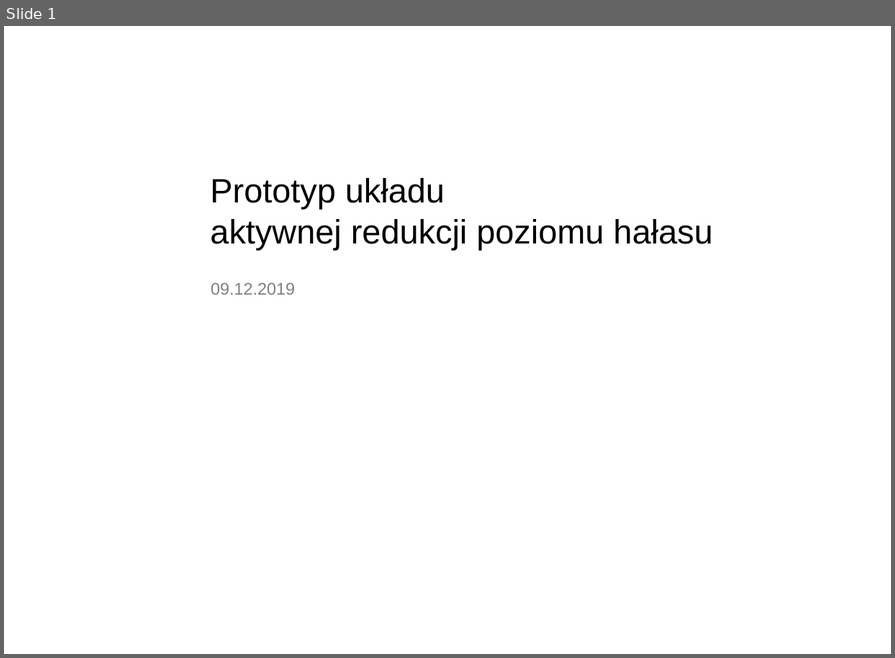
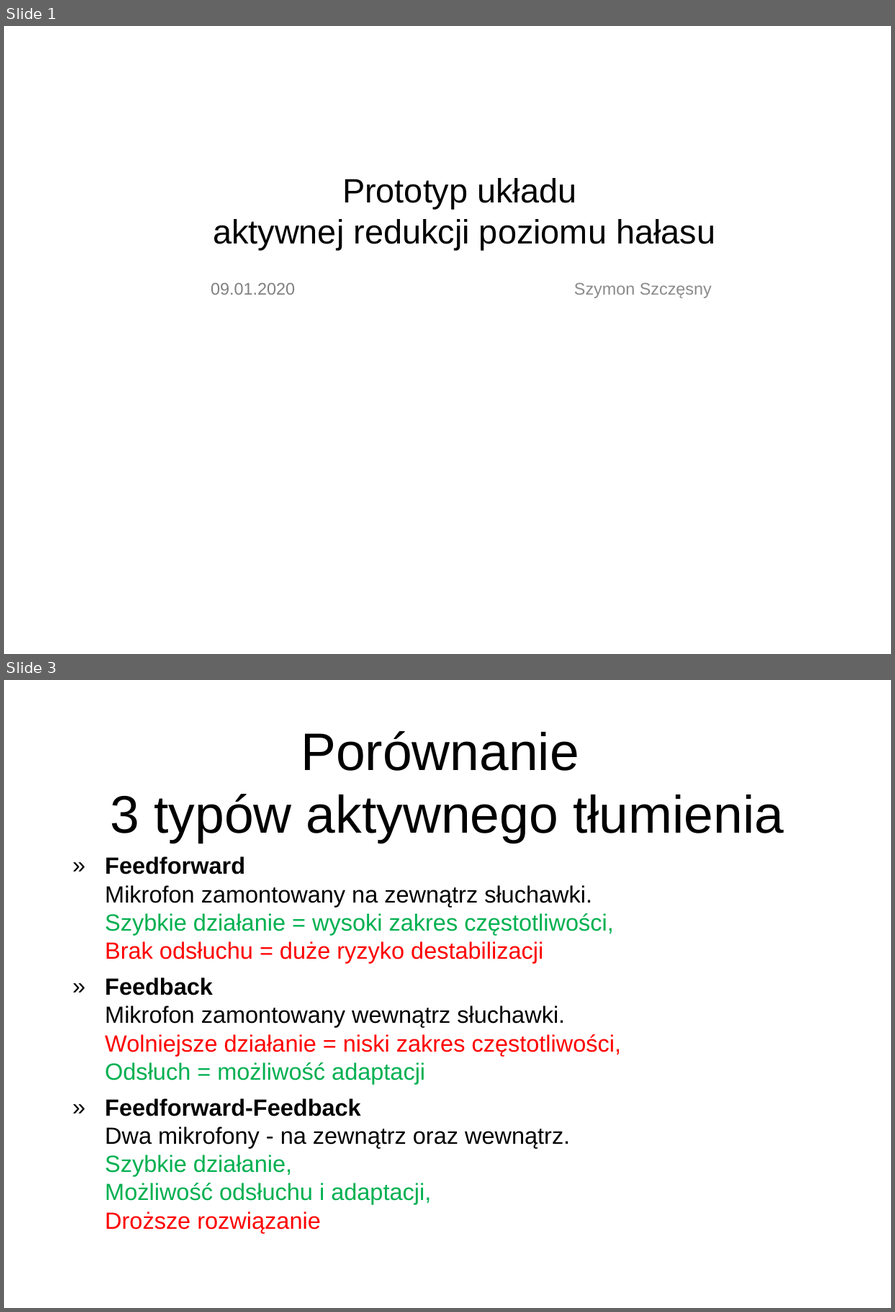
Before and after one commit to Stchena/ANC-Thesis, a slide deck: Assets/prezentacja_prototyp_ukladu_aktywnej_redukcji_poziomu_halasu.ppt. Shown one above the other, each under a label of ours: slide 1 before the commit, slides 1 and 3 after it; the slides between them are not shown. The pictures are 895x658 and 895x1312 pixels, drawn with LibreOffice and Linux fonts; fonts in the diff are those of the drawing; background and template pictures are left out. Boxes give left, top, right and bottom in pixels: in the first picture for what was removed or moved away, otherwise in the second. Text is boxed around its words. In the diff, an @@ line names an element or a change of style, - is before the commit and + after.

Commit message:
Fixing minor mistakes, formatting text and modifying the presentation.
Summary:
- Fixes
- New assets
- Changed formatting in a few spots
- Modified presentation
- Removed the copyright clausule from titlepage, it is an attachment now

```diff
--- a/Assets/prezentacja_prototyp_ukladu_aktywnej_redukcji_poziomu_halasu.ppt
+++ b/Assets/prezentacja_prototyp_ukladu_aktywnej_redukcji_poziomu_halasu.ppt
@@ slide 3 added at bbox=[4, 680, 891, 1308], background picture (left out) @@
@@ title added at bbox=[110, 731, 784, 843], 50 pt, text #000000 @@
+Porównanie
+3 typów aktywnego tłumienia
@@ text added at bbox=[105, 856, 622, 1233], 22.2 pt, text #000000 @@
+» Feedforward
+  Mikrofon zamontowany na zewnątrz słuchawki.
+  Szybkie działanie = wysoki zakres częstotliwości,
+  Brak odsłuchu = duże ryzyko destabilizacji
+» Feedback
+  Mikrofon zamontowany wewnątrz słuchawki.
+  Wolniejsze działanie = niski zakres częstotliwości,
+  Odsłuch = możliwość adaptacji
+» Feedforward-Feedback
+  Dwa mikrofony - na zewnątrz oraz wewnątrz.
+  Szybkie działanie,
+  Możliwość odsłuchu i adaptacji,
+  Droższe rozwiązanie
@@ slide 1 changed as well @@
@@ text "Prototyp układu aktywnej redukcji poziomu ..." at bbox=[213, 178, 715, 250]: alignment left to centre @@
@@ text at bbox=[211, 282, 295, 295]: text changed @@
-09.12.2019
+09.01.2020
@@ text added at bbox=[574, 282, 712, 298], 16 pt, text #8B8B8B @@
+Szymon Szczęsny
```
Also in this commit, not shown: 1 other slide changed, 9 other slides added, 8 slides removed, 12 other files.
